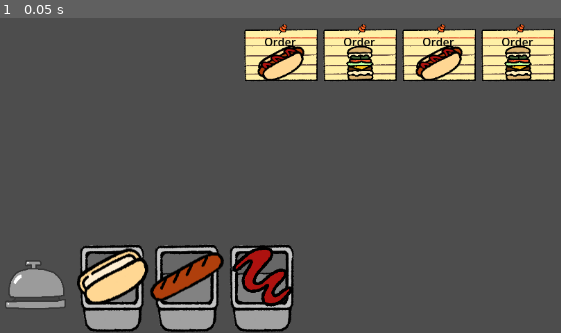
Above: before the commit, frame 1.
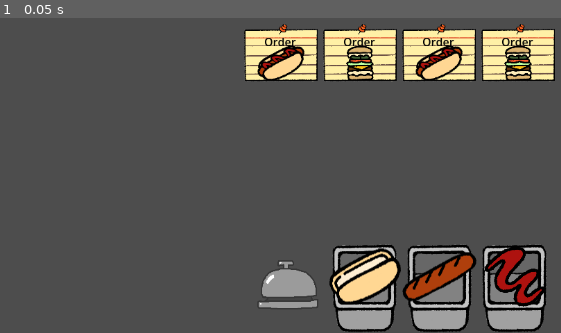
Above: after the commit, the same moment.

Repository: Gus700/FoodTruckBattles
Game: Godot game, scene res://scenes/PrepArea.tscn
The game is run twice, just before and just after one commit, with the same random seed, the same clock (stepped at 60 frames per second) and the same inputs.
Inputs:
- Up to frame 1 (0.05 s): no input

The runs differ from the first frame. In frame 1, 18% of the frame differs, in the area x 1-98%, y 72-100%.

Commit message:
integration of ingr buttons with crafting area
Button in the ingredient area now display the selected ingredient in the crafting area

Diff:
--- /dev/null
+++ b/scenes/CraftingItem.tscn
@@ -0,0 +1,16 @@
+[gd_scene load_steps=2 format=3 uid="uid://dr2dst2nyakd"]
+
+[ext_resource type="Texture2D" uid="uid://dhpn4wjttsn3h" path="res://assets/hotdog.png" id="1_dowo3"]
+
+[node name="CraftingItem" type="TextureRect"]
+custom_minimum_size = Vector2(10, 10)
+anchors_preset = 15
+anchor_right = 1.0
+anchor_bottom = 1.0
+grow_horizontal = 2
+grow_vertical = 2
+size_flags_horizontal = 3
+size_flags_vertical = 3
+texture = ExtResource("1_dowo3")
+expand_mode = 1
+stretch_mode = 3
--- a/scenes/PrepArea.tscn
+++ b/scenes/PrepArea.tscn
@@ -20,6 +20,7 @@
 grow_vertical = 2
 
 [node name="VBoxContainer" type="VBoxContainer" parent="."]
+clip_contents = true
 layout_mode = 1
 anchors_preset = -1
 anchor_top = 0.3
@@ -59,6 +60,7 @@
 custom_minimum_size = Vector2(100, 100)
 layout_mode = 2
 theme_override_constants/separation = 15
+alignment = 1
 
 [node name="CompletionBell" type="TextureButton" parent="VBoxContainer/IngredientsArea"]
 custom_minimum_size = Vector2(100, 100)
--- a/scenes/SelectableIngredient.tscn
+++ b/scenes/SelectableIngredient.tscn
@@ -10,7 +10,6 @@
 anchor_bottom = 1.0
 grow_horizontal = 2
 grow_vertical = 2
-size_flags_horizontal = 4
 size_flags_vertical = 4
 texture = ExtResource("1_64lyj")
 expand_mode = 1
--- a/scripts/craftingArea.gd
+++ b/scripts/craftingArea.gd
@@ -1,11 +1,13 @@
 extends HBoxContainer
 
 var currentOrderRecipe: Array[String]
+var userSelectedIngr: Array[String]
+var itemScene
 
 # Called when the node enters the scene tree for the first time.
 func _ready() -> void:
-	# connect the global singal and assign the function to run when recieving it
-	GlobalSig.ingredient_selected.connect(ingredient_selected)
+	GlobalSig.ingredient_selected.connect(ingredient_selected) #connect gobal signal
+	itemScene = preload("res://scenes/CraftingItem.tscn")
 
 # Called every frame. 'delta' is the elapsed time since the previous frame.
 func _process(delta: float) -> void:
@@ -22,5 +24,10 @@
 	print("order complete signal recieved, check for correct ingredients")
 
 # recieves global signal of ingredient button with the name of the selected ingredient
-func ingredient_selected (ingredient_name) -> void:
+func ingredient_selected (ingredient_name, ingredient_img) -> void:
 	print("recieved ingredient selection: ", ingredient_name)
+	var newCI = itemScene.instantiate() #create instance of Texture node
+	newCI.texture = ingredient_img
+	add_child(newCI) #Add it as a child of this node.
+
+	#append ingredient name to userSelectedIngr Array
--- a/scripts/globalScripts/globalSig.gd
+++ b/scripts/globalScripts/globalSig.gd
@@ -2,4 +2,4 @@
 
 # this script is used as a singleton that is assigned in the auto load section
 # under Project->Project Settings->Autoload, this lets the signal be called globaly
-signal ingredient_selected(ingredient_name)
+signal ingredient_selected(ingredient_name, ingredient_img)
--- a/scripts/selectableIngredient.gd
+++ b/scripts/selectableIngredient.gd
@@ -16,4 +16,4 @@
 # when the button is pressed send signal of what ingredient was pressed
 func _on_ingredient_button_pressed() -> void:
 	print("user slected ingreient: ", ingredientName)
-	GlobalSig.emit_signal("ingredient_selected", ingredientName)
+	GlobalSig.emit_signal("ingredient_selected", ingredientName, mainTexture)
